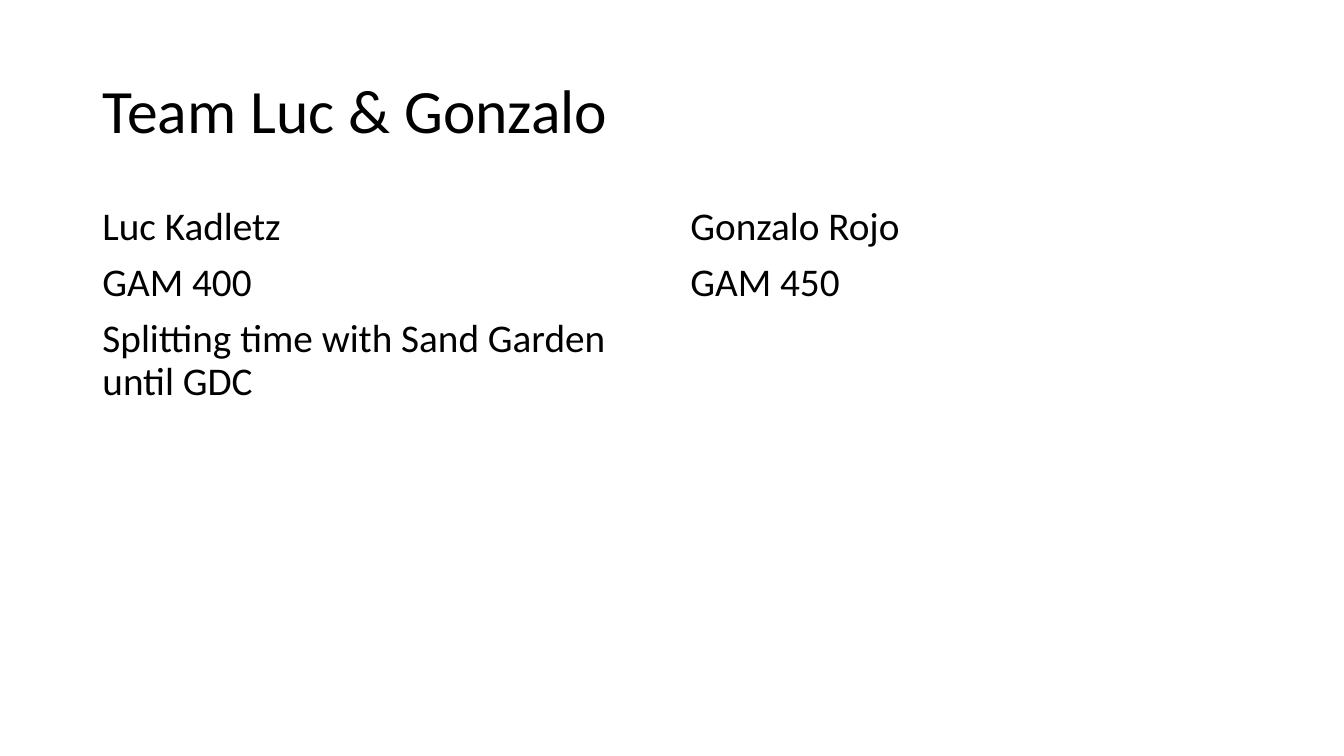
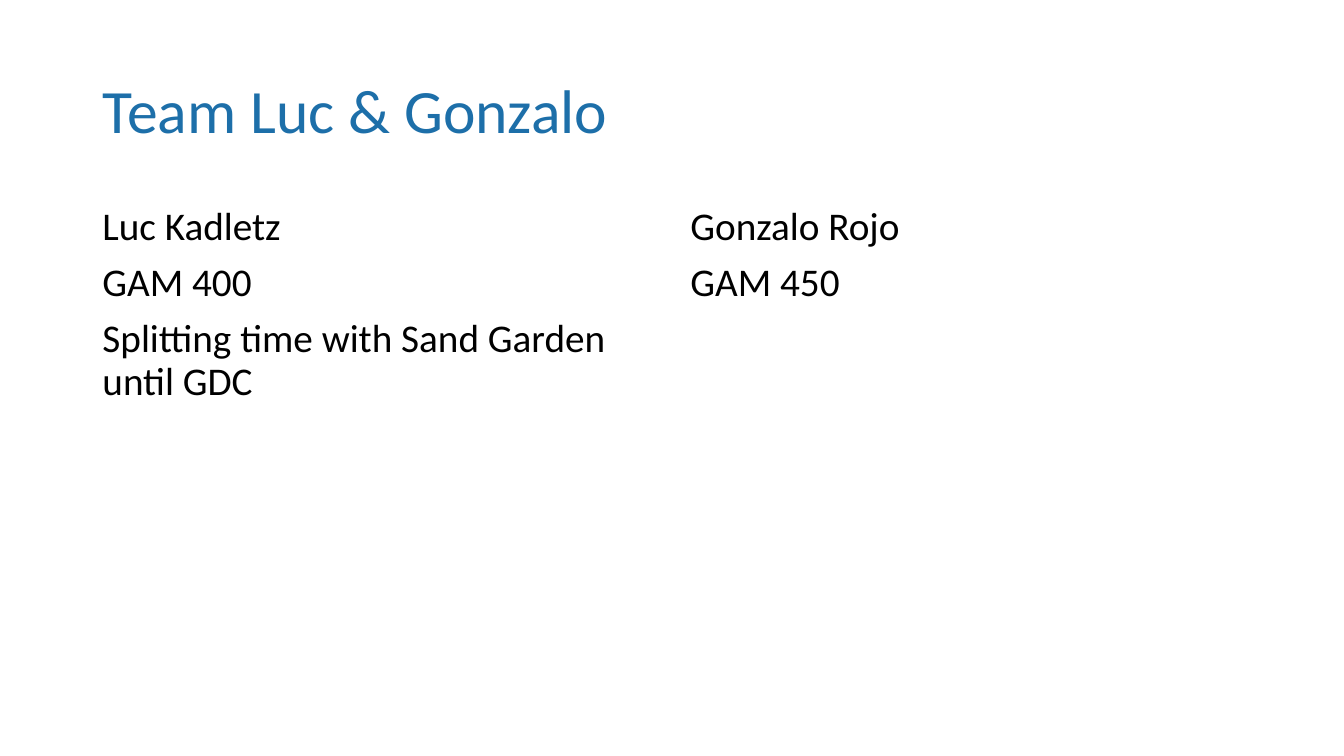
Before and after one commit to Bilbobull/LucAndGonzalo, a slide deck: slide 2 of Presentation One.pptx. Drawn at 1344x756 pixels with LibreOffice and Linux fonts; fonts in the diff are those of the drawing. Boxes give left, top, right and bottom in pixels: in the first picture for what was removed or moved away, otherwise in the second. Text is boxed around its words. In the diff, an @@ line names an element or a change of style, - is before the commit and + after.

```diff
--- a/Presentation One.pptx
+++ b/Presentation One.pptx
@@ title "Team Luc & Gonzalo" at <box>102,90,607,134</box>: text colour #000000 to #1D6FA9 @@
```
Also in this commit, not shown: 5 other slides changed.
